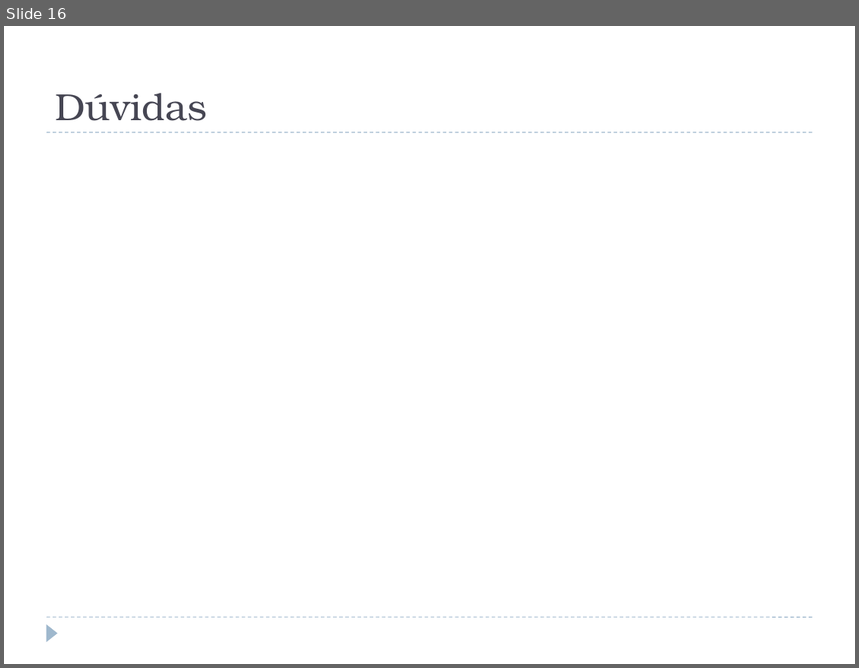
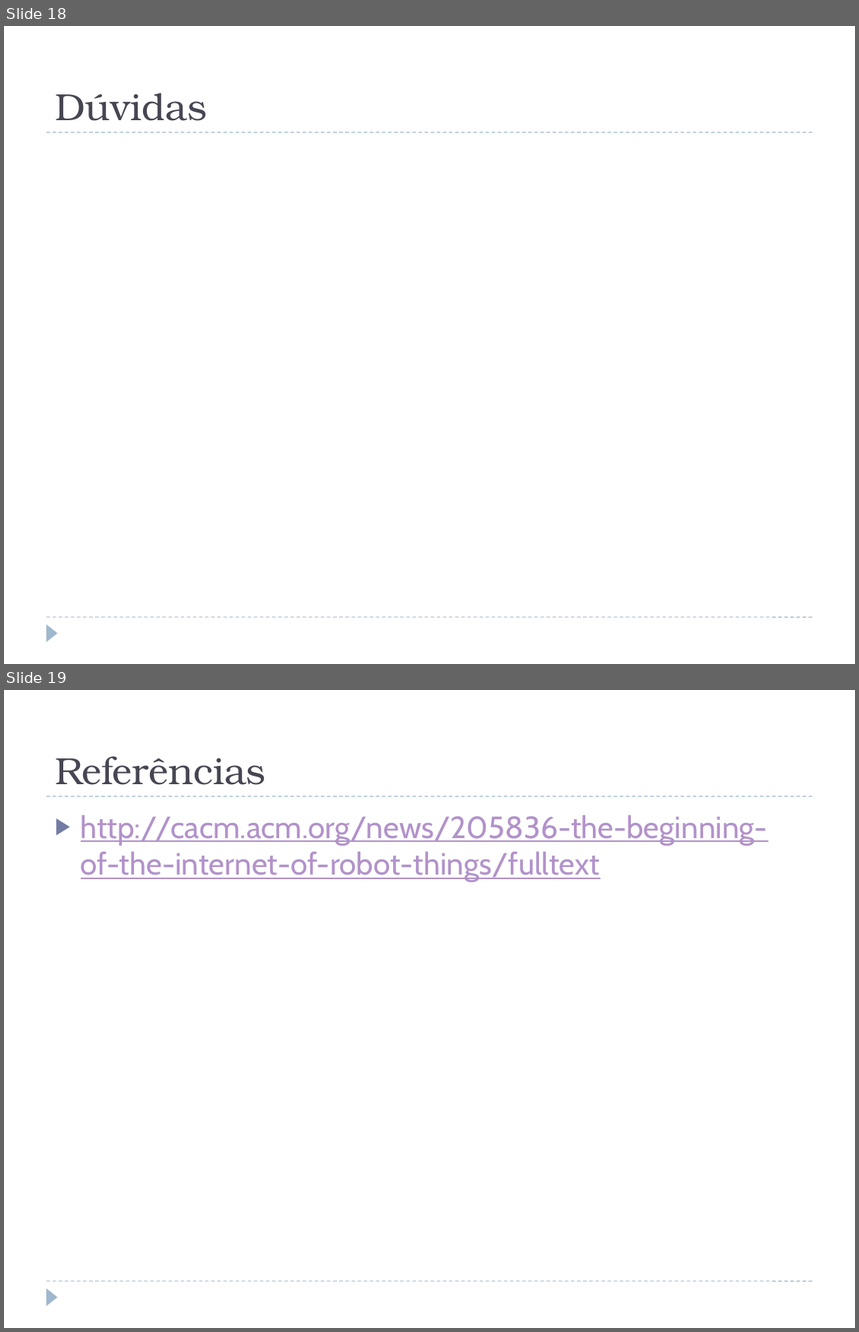
Before and after one commit to phaffonso/mo809-pedro, a slide deck: Internet das Coisas (IoT) e Robótica.pptx. Shown one above the other, each under a label of ours: slide 16 before the commit, slides 18 and 19 after it. The pictures are 859x668 and 859x1332 pixels, drawn with LibreOffice and Linux fonts; fonts in the diff are those of the drawing. Boxes give left, top, right and bottom in pixels: in the first picture for what was removed or moved away, otherwise in the second. Text is boxed around its words. In the diff, an @@ line names an element or a change of style, - is before the commit and + after.

```diff
--- a/Internet das Coisas (IoT) e Robótica.pptx
+++ b/Internet das Coisas (IoT) e Robótica.pptx
@@ slide 19 added at bbox=[4, 690, 855, 1328], background #FFFFFF; not listed: 3 template elements that a slide beside it also shows @@
@@ title added at bbox=[55, 756, 266, 785], 32 pt, text #464653 @@
+Referências
@@ text added at bbox=[81, 815, 768, 882], 26 pt, text #B292CA, underline @@
+▶ http://cacm.acm.org/news/205836-the-beginning-of-the-internet-of-robot-things/fulltext
@@ what was slide 16 is now slide 18 @@
```
Also in this commit, not shown: 1 slide changed, 3 other slides added, 2 slides removed, 1 other file.
